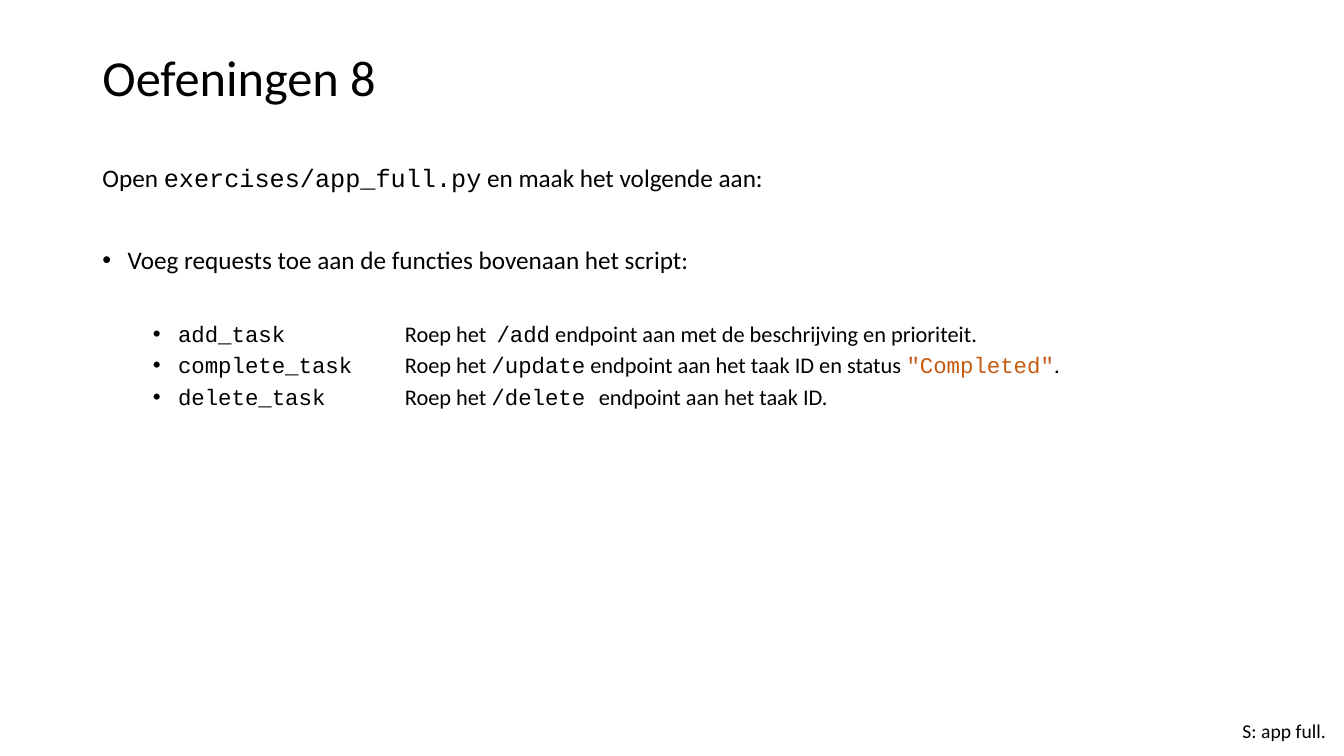
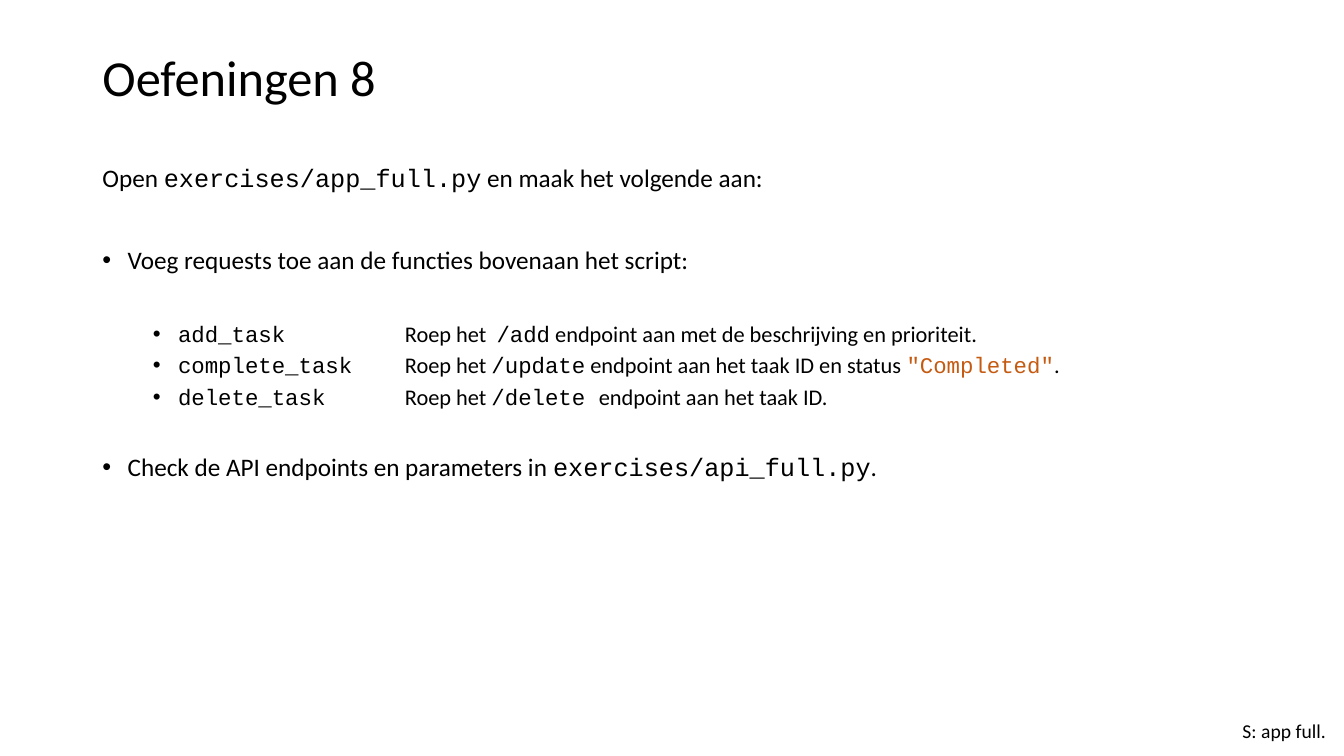
Before and after one commit to LFKoning/knowledge-sharing, a slide deck: slide 44 of python_course_4p/4_api_app/4_api_app.pptx. Drawn at 1344x756 pixels with LibreOffice and Linux fonts; fonts in the diff are those of the drawing. Boxes give left, top, right and bottom in pixels: in the first picture for what was removed or moved away, otherwise in the second. Text is boxed around its words. In the diff, an @@ line names an element or a change of style, - is before the commit and + after.

```diff
--- a/python_course_4p/4_api_app/4_api_app.pptx
+++ b/python_course_4p/4_api_app/4_api_app.pptx
@@ text at [128,458,877,482]: paragraph added @@
+• Check de API endpoints en parameters in exercises/api_full.py.
```
Also in this commit, not shown: 8 other slides changed, 12 other files.
